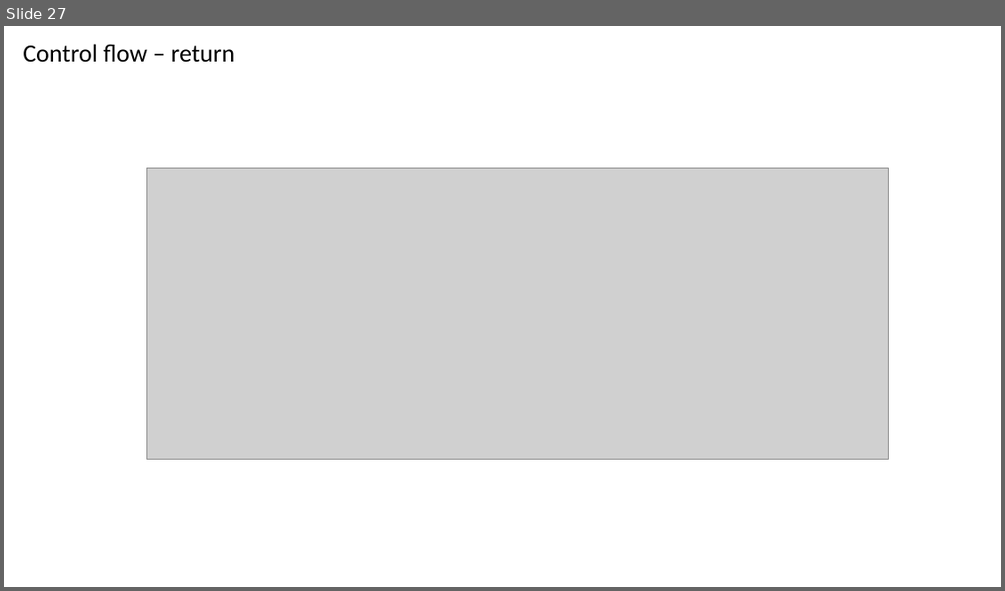
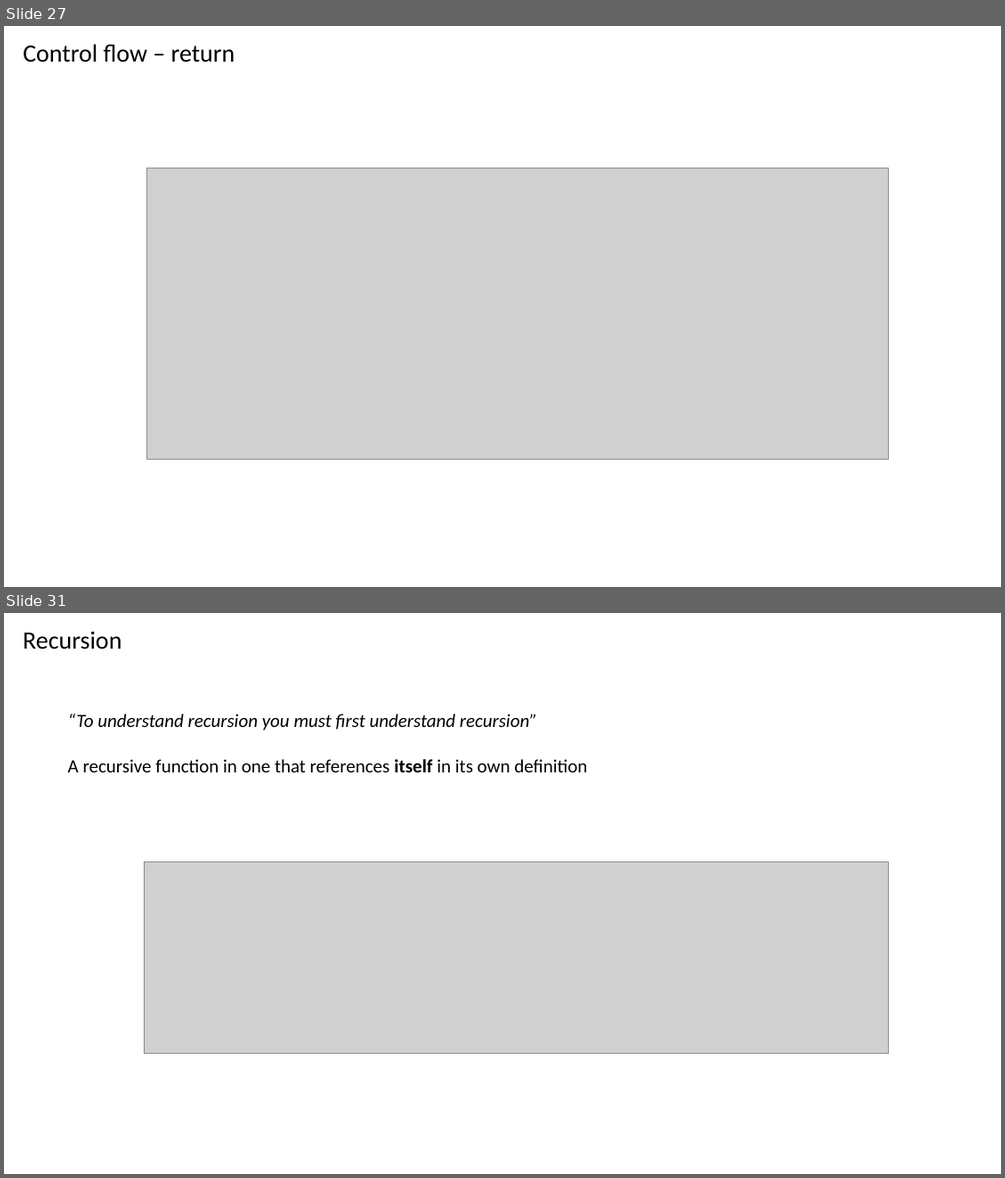
Before and after one commit to np-crick/matlab-intro, a slide deck: Presentation/MATLAB Programming.pptm. Shown one above the other, each under a label of ours: slide 27 before the commit, slides 27 and 31 after it; the slides between them are not shown. The pictures are 1005x591 and 1005x1178 pixels, drawn with LibreOffice and Linux fonts; fonts in the diff are those of the drawing; grey boxes stand for pictures. Boxes give left, top, right and bottom in pixels: in the first picture for what was removed or moved away, otherwise in the second. Text is boxed around its words. In the diff, an @@ line names an element or a change of style, - is before the commit and + after.

```diff
--- a/Presentation/MATLAB Programming.pptm
+++ b/Presentation/MATLAB Programming.pptm
@@ slide 31 added at (4,613,1001,1174), background #FFFFFF @@
@@ text added at (23,631,121,649), 24 pt, text #000000 @@
+Recursion
@@ text added at (68,714,587,772), 18 pt, text #000000 @@
+“To understand recursion you must first understand recursion”
+A recursive function in one that references itself in its own definition
@@ picture added at (144,861,889,1053) @@
```
Also in this commit, not shown: 1 slide changed, 14 other slides added, 9 other files.
